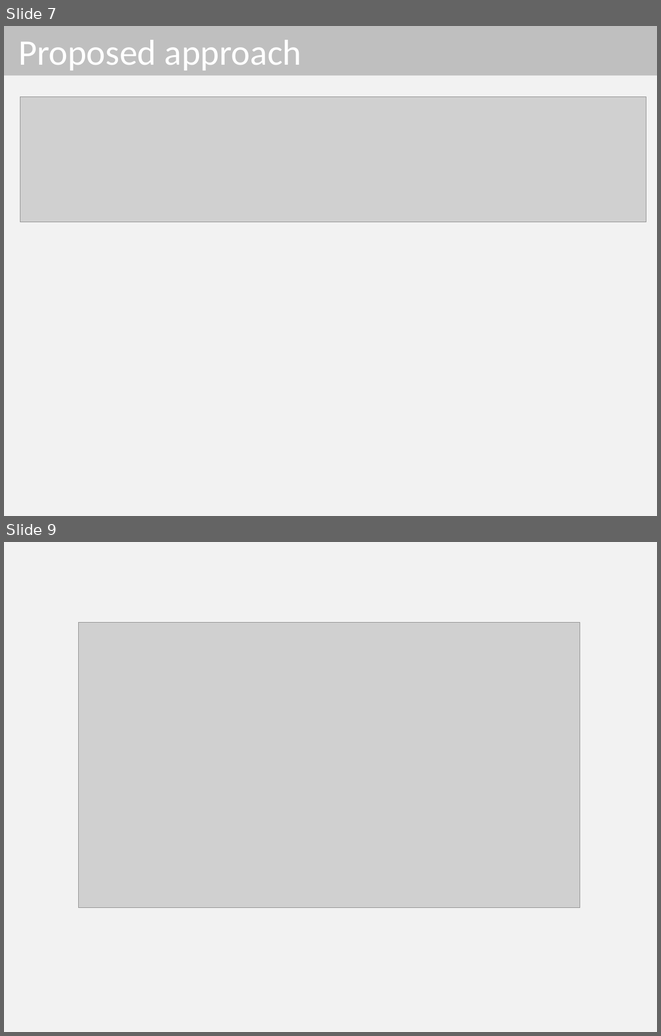
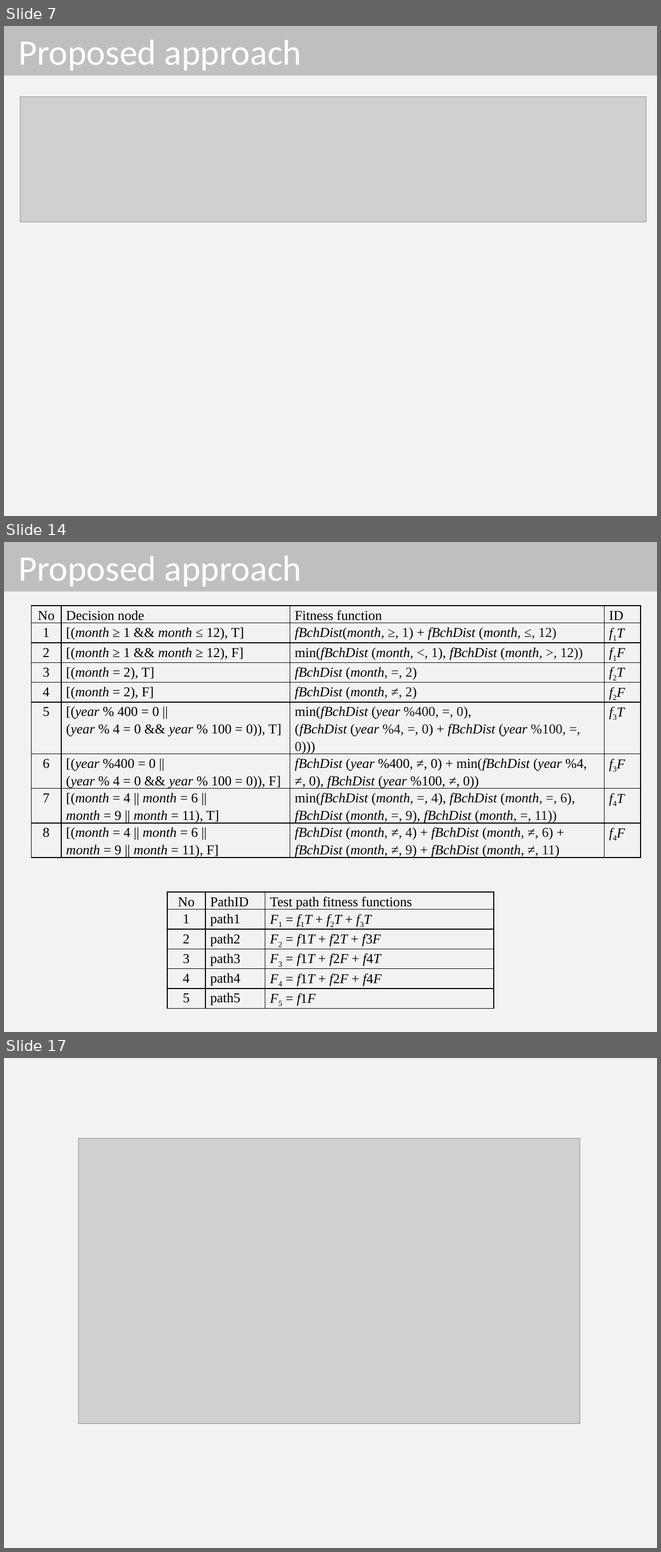
Before and after one commit to dinhngocthi/GAsource, a slide deck: CFT4CUnitSrc/src/report/PPSO_Presentation.pptx. Shown one above the other, each under a label of ours: slides 7 and 9 before the commit, slides 7, 14 and 17 after it; the slides between them are not shown. The pictures are 661x1036 and 661x1552 pixels, drawn with LibreOffice and Linux fonts; fonts in the diff are those of the drawing; grey boxes stand for pictures. Boxes give left, top, right and bottom in pixels: in the first picture for what was removed or moved away, otherwise in the second. Text is boxed around its words. In the diff, an @@ line names an element or a change of style, - is before the commit and + after.

```diff
--- a/CFT4CUnitSrc/src/report/PPSO_Presentation.pptx
+++ b/CFT4CUnitSrc/src/report/PPSO_Presentation.pptx
@@ slide 14 added at bbox=[4, 542, 657, 1032], background #F2F2F2 @@
@@ title added at bbox=[4, 542, 657, 592], fill #BFBFBF, 39.6 pt, text #FFFFFF @@
+Proposed approach
@@ table added at bbox=[32, 606, 641, 868], 9 rows, 4 columns @@
+No | Decision node | Fitness function | ID
+1 | [(month ≥ 1 && month ≤ 12), T] | fBchDist(month, ≥, 1) + fBchDist (month, ≤, 12) | f1T
+2 | [(month ≥ 1 && month ≥ 12), F] | min(fBchDist (month, <, 1), fBchDist (month, >, 12)) | f1F
+3 | [(month = 2), T] | fBchDist (month, =, 2) | f2T
+4 | [(month = 2), F] | fBchDist (month, ≠, 2) | f2F
+5 | [(year % 400 = 0 || / (year % 4 = 0 && year % 100 = 0)), T] | min(fBchDist (year %400, =, 0), / (fBchDist (year %4, =, 0) + fBchDist (year %100, =, 0))) | f3T
+6 | [(year %400 = 0 || / (year % 4 = 0 && year % 100 = 0)), F] | fBchDist (year %400, ≠, 0) + min(fBchDist (year %4, ≠, 0), fBchDist (year %100, ≠, 0)) | f3F
+7 | [(month = 4 || month = 6 || / month = 9 || month = 11), T] | min(fBchDist (month, =, 4), fBchDist (month, =, 6), fBchDist (month, =, 9), fBchDist (month, =, 11)) | f4T
+8 | [(month = 4 || month = 6 || / month = 9 || month = 11), F] | fBchDist (month, ≠, 4) + fBchDist (month, ≠, 6) + / fBchDist (month, ≠, 9) + fBchDist (month, ≠, 11) | f4F
@@ table added at bbox=[167, 892, 494, 1008], 6 rows, 3 columns @@
+No | PathID | Test path fitness functions
+1 | path1 | F1 = f1T + f2T + f3T
+2 | path2 | F2 = f1T + f2T + f3F
+3 | path3 | F3 = f1T + f2F + f4T
+4 | path4 | F4 = f1T + f2F + f4F
+5 | path5 | F5 = f1F
@@ what was slide 9 is now slide 17 @@
```
Also in this commit, not shown: 2 slides changed, 7 other slides added, 1 other file.
